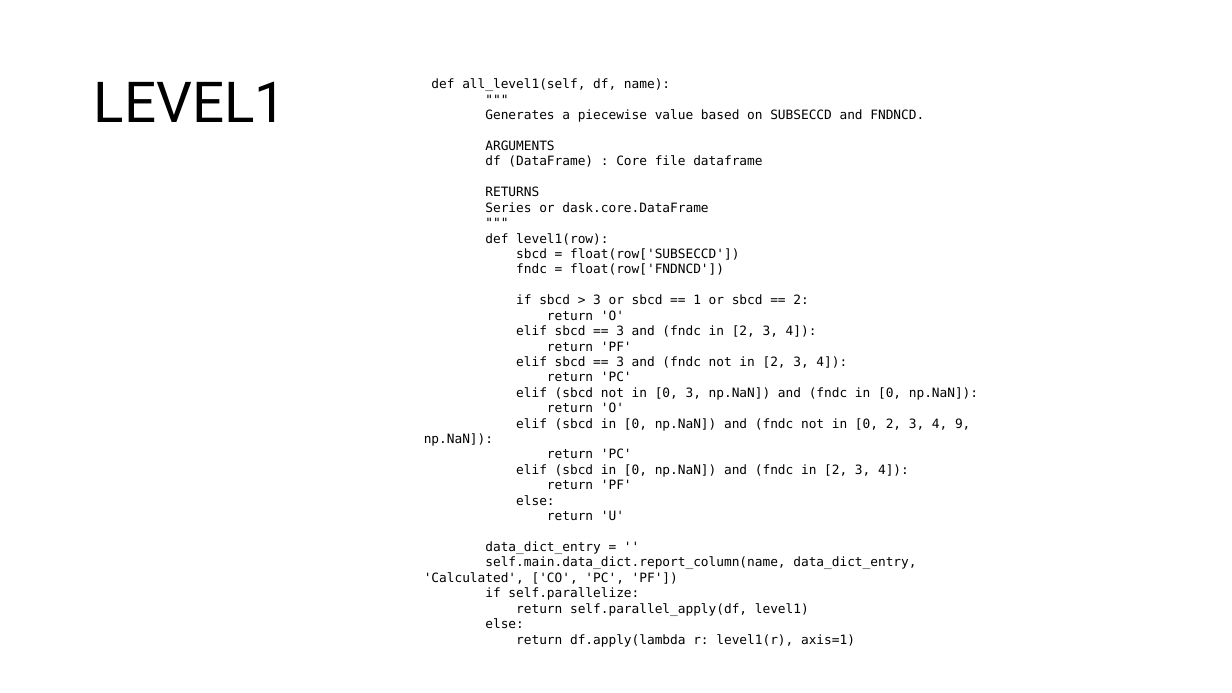
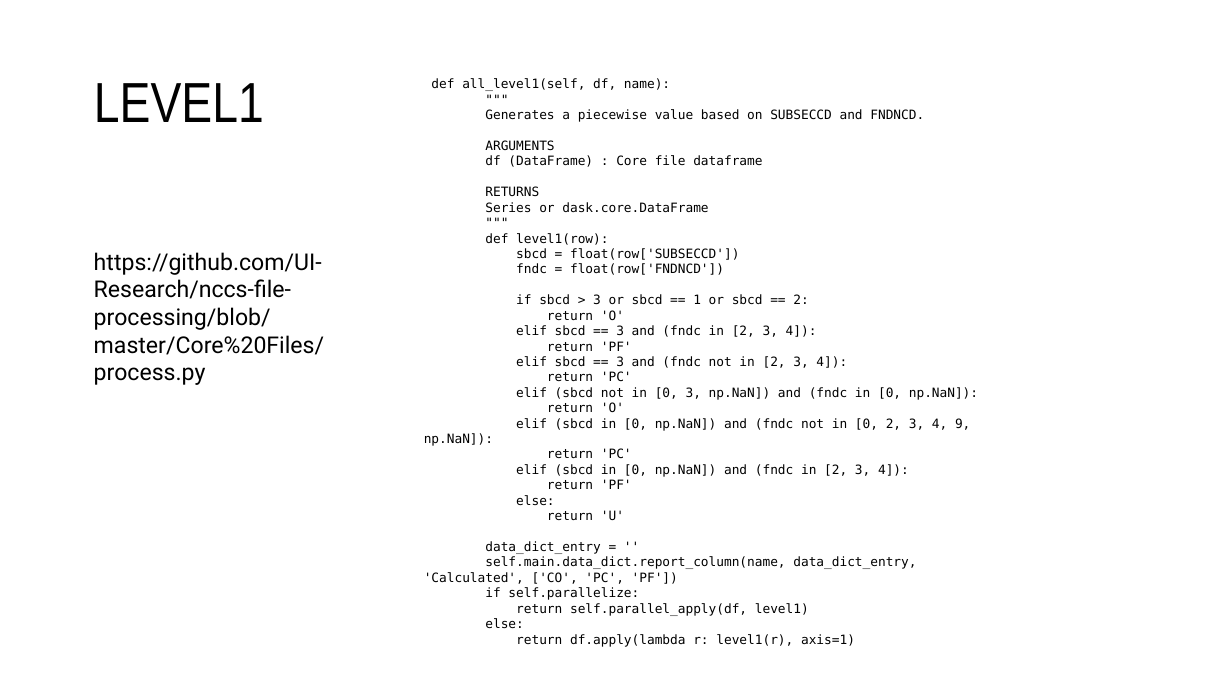
Before and after one commit to Nonprofit-Open-Data-Collective/metadata-standards, a slide deck: slide 6 of METADATA CODEBOOK.pptx. Drawn at 1232x693 pixels with LibreOffice and Linux fonts; fonts in the diff are those of the drawing. Boxes give left, top, right and bottom in pixels: in the first picture for what was removed or moved away, otherwise in the second. Text is boxed around its words. In the diff, an @@ line names an element or a change of style, - is before the commit and + after.

```diff
--- a/METADATA CODEBOOK.pptx
+++ b/METADATA CODEBOOK.pptx
@@ title "LEVEL1" at (94, 83, 264, 122): font Roboto to Arial Narrow @@
@@ text added at (94, 252, 324, 385), 18 pt, text #000000 @@
+https://github.com/UI-Research/nccs-file-processing/blob/master/Core%20Files/process.py
```
Also in this commit, not shown: 8 other slides changed, 1 slide added.
